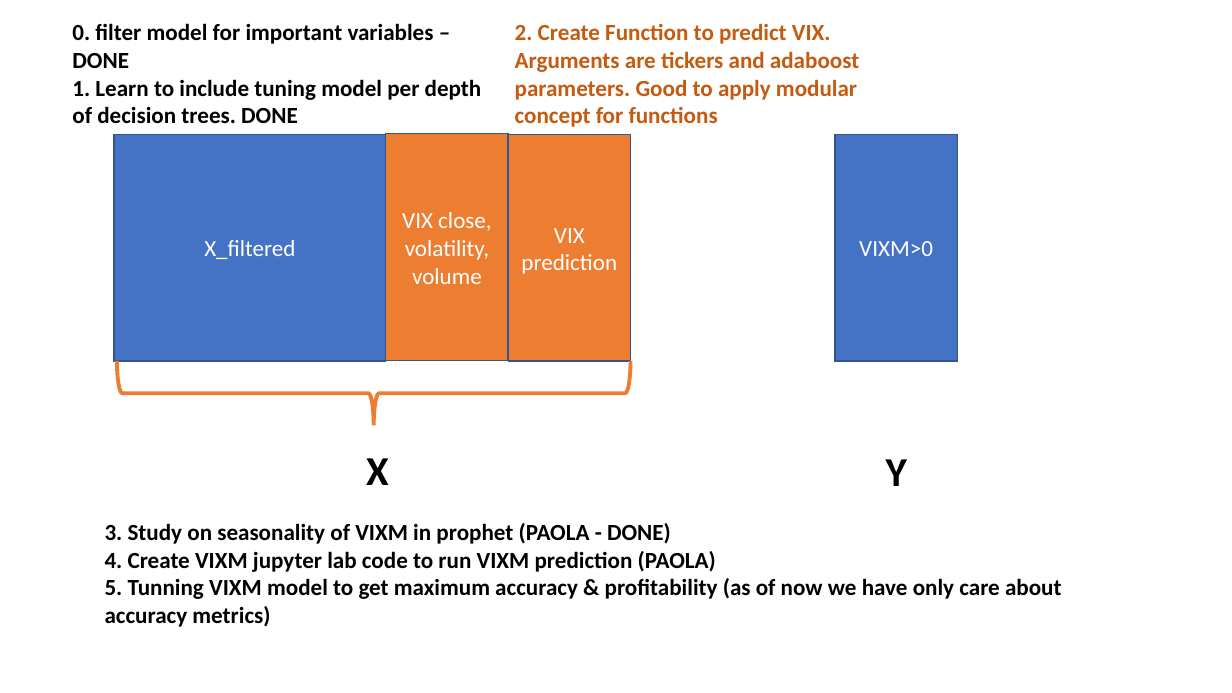
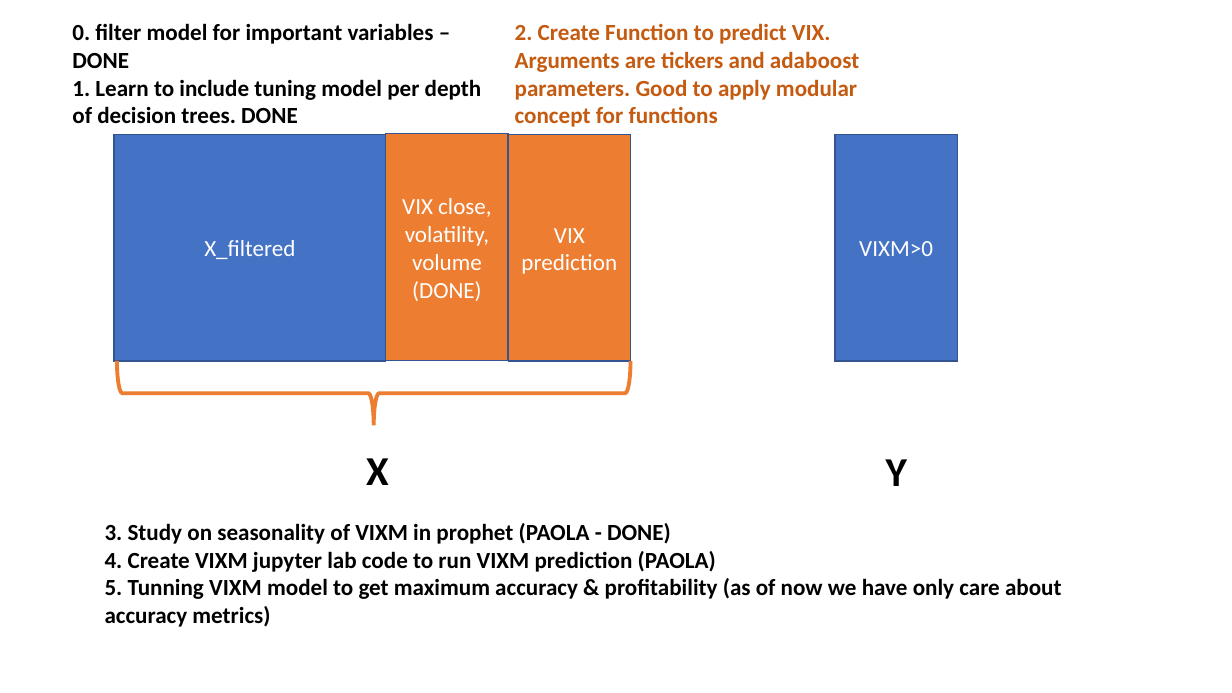
Before and after one commit to paocarvajal1912/vixx-token-dapp, a slide deck: slide 2 of Adaboost_ML_Model.pptx. Drawn at 1232x693 pixels with LibreOffice and Linux fonts; fonts in the diff are those of the drawing. Boxes give left, top, right and bottom in pixels: in the first picture for what was removed or moved away, otherwise in the second. Text is boxed around its words. In the diff, an @@ line names an element or a change of style, - is before the commit and + after.

```diff
--- a/Adaboost_ML_Model.pptx
+++ b/Adaboost_ML_Model.pptx
@@ text in rectangle at (412, 281, 482, 301): paragraph added @@
+(DONE)
```
Also in this commit, not shown: 1 other slide changed, 5 slides added, 11 other files.
